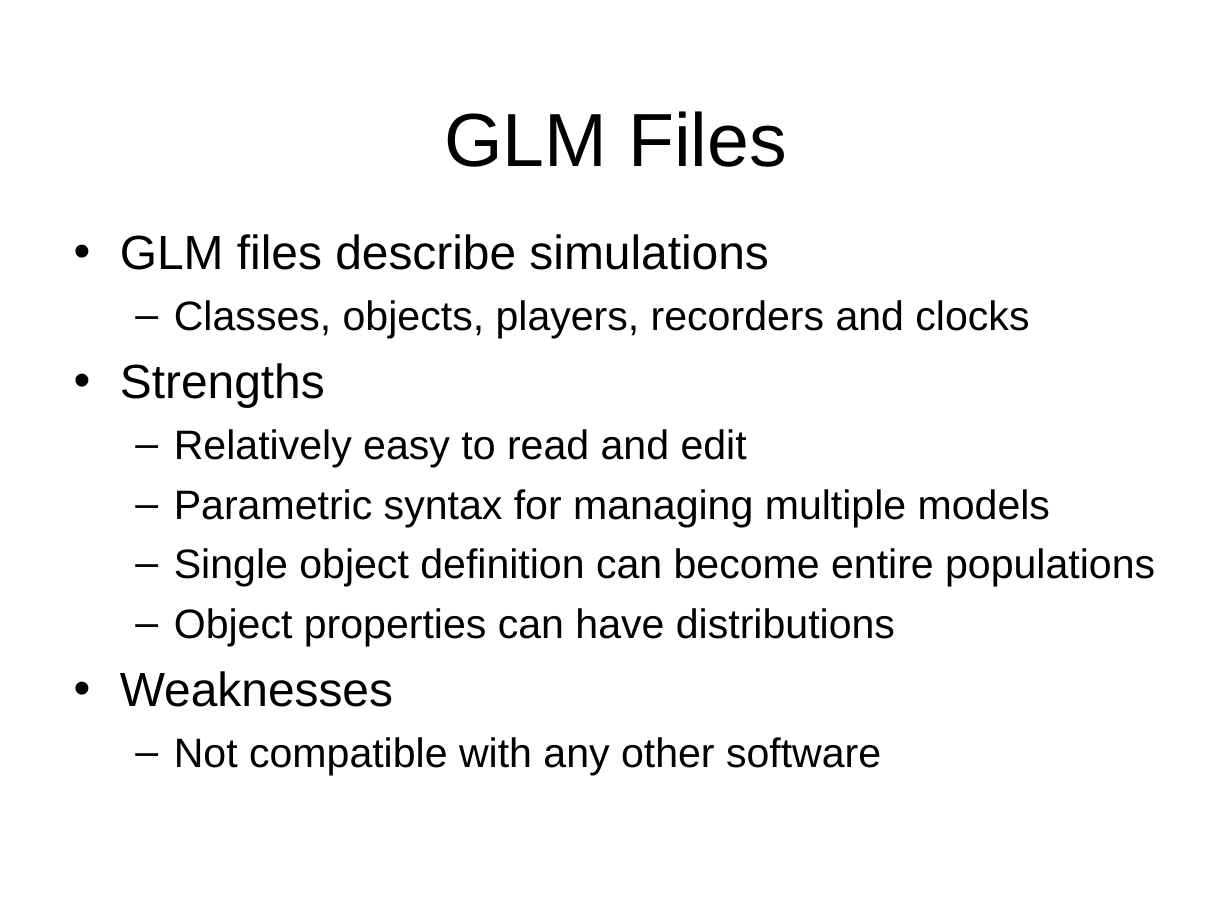
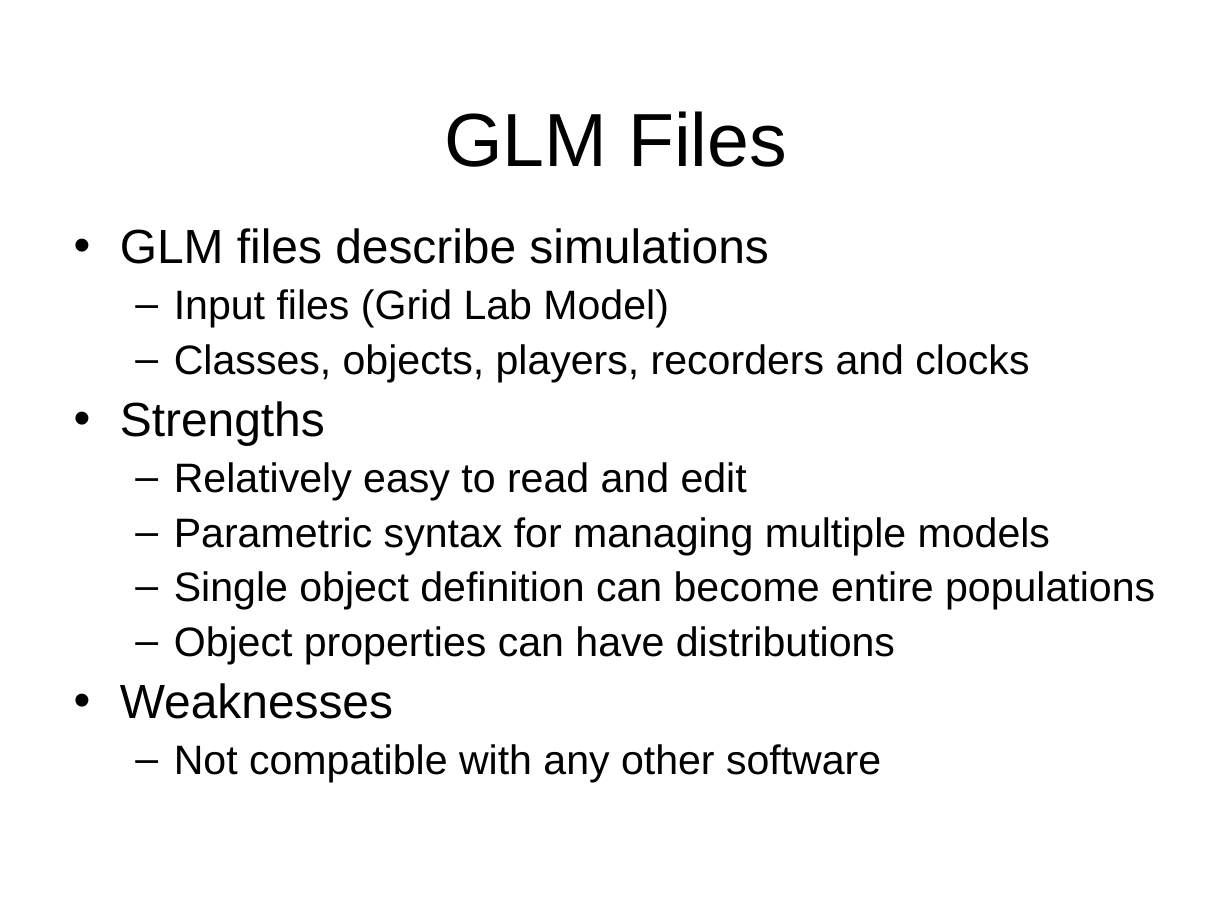
Before and after one commit to gridlab-d/course, a slide deck: slide 2 of 1.1 - What is GridLAB-D.pps (slide 15 before the commit). Drawn at 1232x924 pixels with LibreOffice and Linux fonts; fonts in the diff are those of the drawing; background and template pictures are left out. Boxes give left, top, right and bottom in pixels: in the first picture for what was removed or moved away, otherwise in the second. Text is boxed around its words. In the diff, an @@ line names an element or a change of style, - is before the commit and + after.

```diff
--- a/1.1 - What is GridLAB-D.pps
+++ b/1.1 - What is GridLAB-D.pps
@@ text at <box>120,228,1155,782</box>: line spacing 1 to 0.9 @@
@@ text at <box>174,289,669,327</box>: paragraph added @@
+  – Input files (Grid Lab Model)
```
Also in this commit, not shown: 2 other slides changed, 8 slides added, 5 slides removed.
